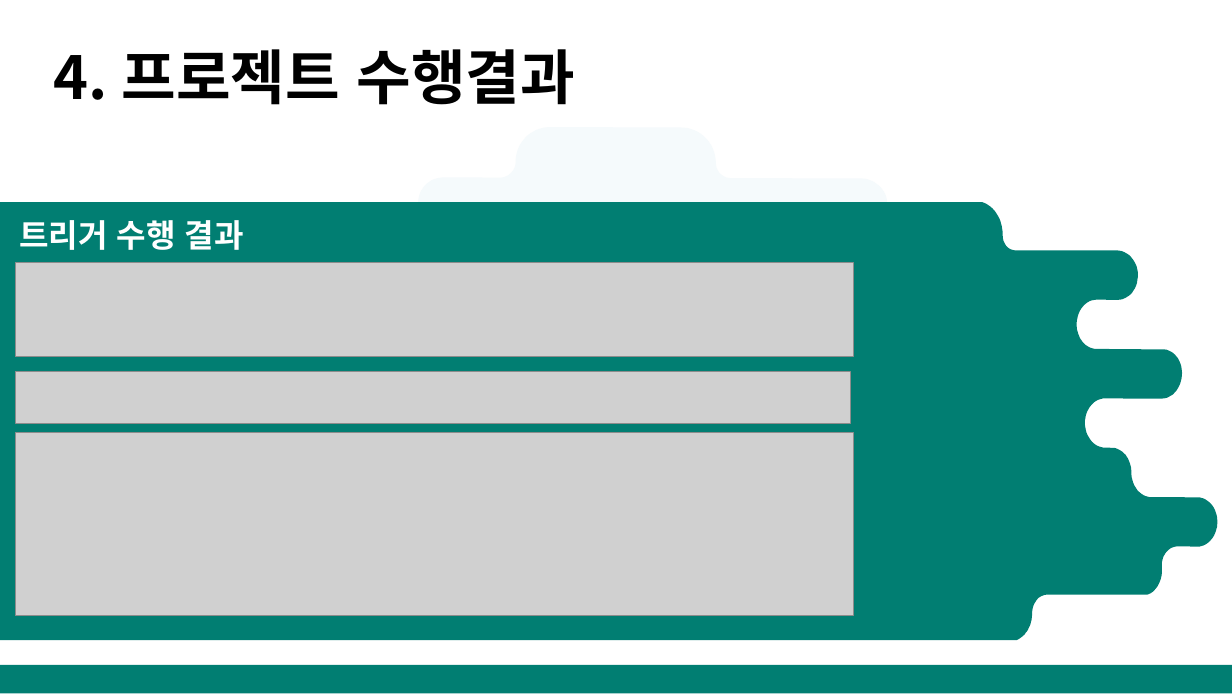
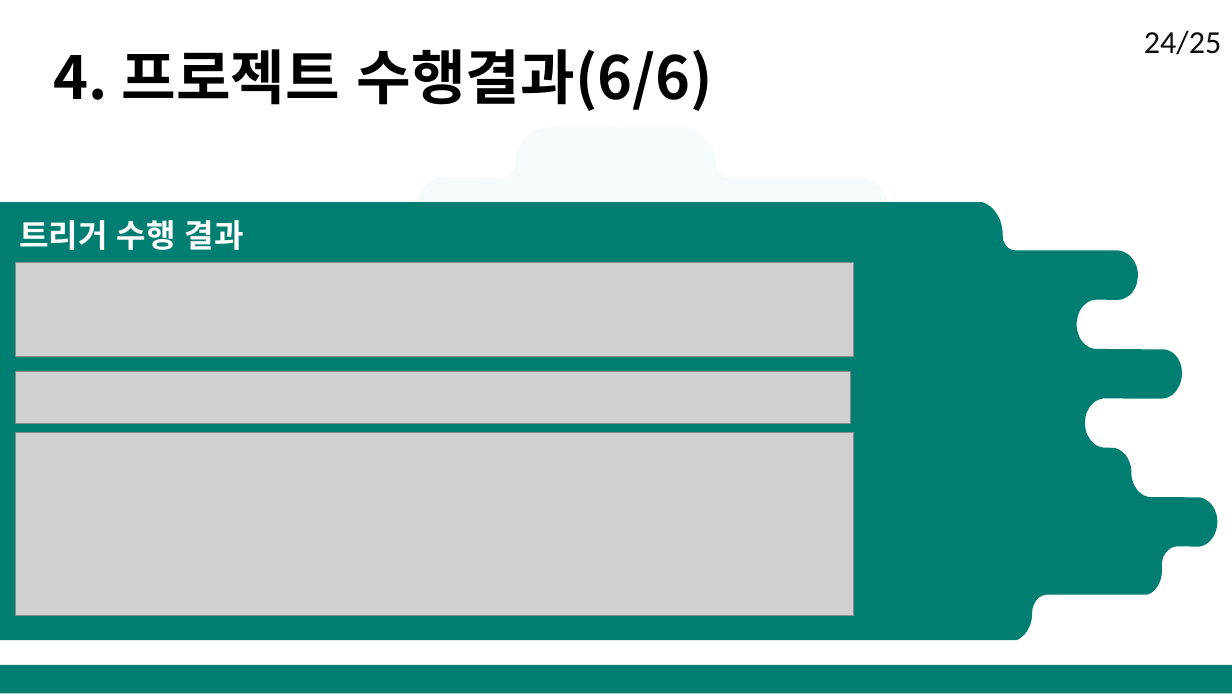
Before and after one commit to DongJoonLeeDJ/AI_305_7_20220627, a slide deck: slide 26 of DB수업/5팀/5조 데이터베이스과제.pptx. Drawn at 1232x694 pixels with LibreOffice and Linux fonts; fonts in the diff are those of the drawing; grey boxes stand for pictures. Boxes give left, top, right and bottom in pixels: in the first picture for what was removed or moved away, otherwise in the second. Text is boxed around its words. In the diff, an @@ line names an element or a change of style, - is before the commit and + after.

```diff
--- a/DB수업/5팀/5조 데이터베이스과제.pptx
+++ b/DB수업/5팀/5조 데이터베이스과제.pptx
@@ text at [54,49,713,111]: text changed @@
-4. 프로젝트 수행결과
+4. 프로젝트 수행결과(6/6)
@@ text added at [1144,30,1221,55], 40 pt, text #0D0D0D @@
+24/25
```
Also in this commit, not shown: 24 other slides changed, 2 other files.
